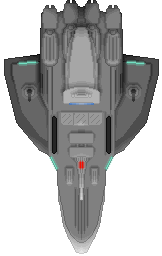
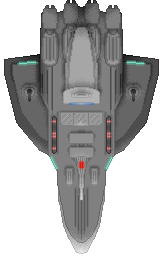
Layer changes from the first 162 x 256 image to the second:
painted on "Light effects" over [51, 117, 112, 153]
painted on "Edge shading" over [52, 92, 136, 154]
added layer "Dithering" above "Shading" over [9, 4, 154, 252]
painted on "Basic color" over [53, 117, 110, 153]
